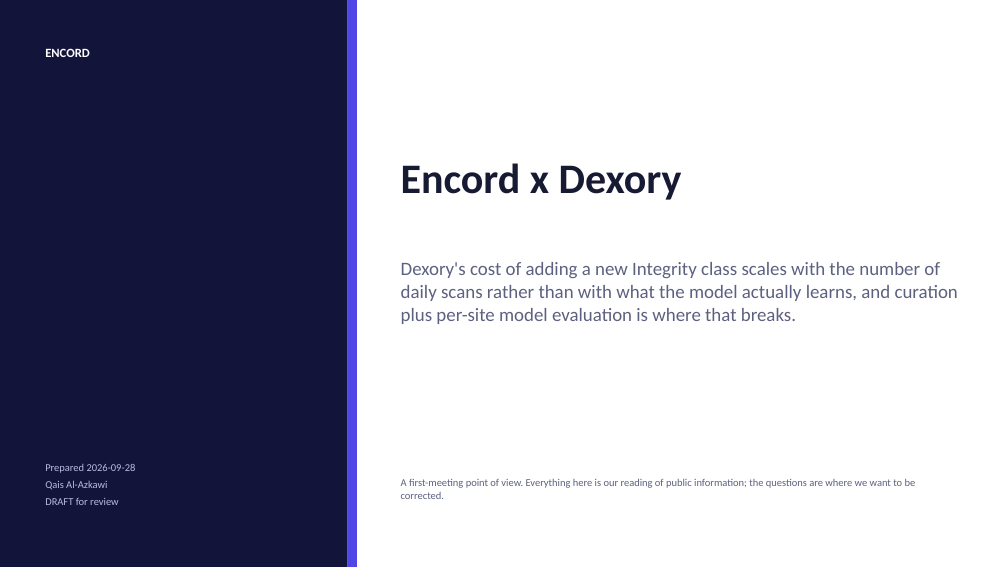
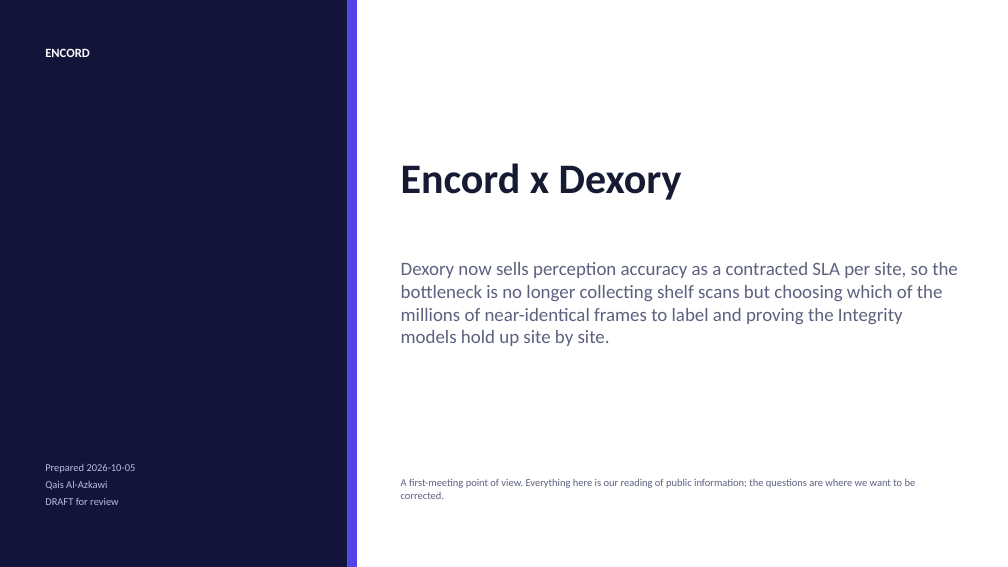
Before and after one commit to qaisak/signal-desk, a slide deck: slide 1 of docs/briefs/dexory.pptx. Drawn at 1008x567 pixels with LibreOffice and Linux fonts; fonts in the diff are those of the drawing. Boxes give left, top, right and bottom in pixels: in the first picture for what was removed or moved away, otherwise in the second. Text is boxed around its words. In the diff, an @@ line names an element or a change of style, - is before the commit and + after.

```diff
--- a/docs/briefs/dexory.pptx
+++ b/docs/briefs/dexory.pptx
@@ text at [401, 262, 958, 346]: text changed @@
-Dexory's cost of adding a new Integrity class scales with the number of daily scans rather than with what the model actually learns, and curation plus per-site model evaluation is where that breaks.
+Dexory now sells perception accuracy as a contracted SLA per site, so the bottleneck is no longer collecting shelf scans but choosing which of the millions of near-identical frames to label and proving the Integrity models hold up site by site.
@@ text at [45, 464, 136, 473]: text changed @@
-Prepared 2026-09-28
+Prepared 2026-10-05
```
Also in this commit, not shown: 6 other slides changed, 9 other files.
